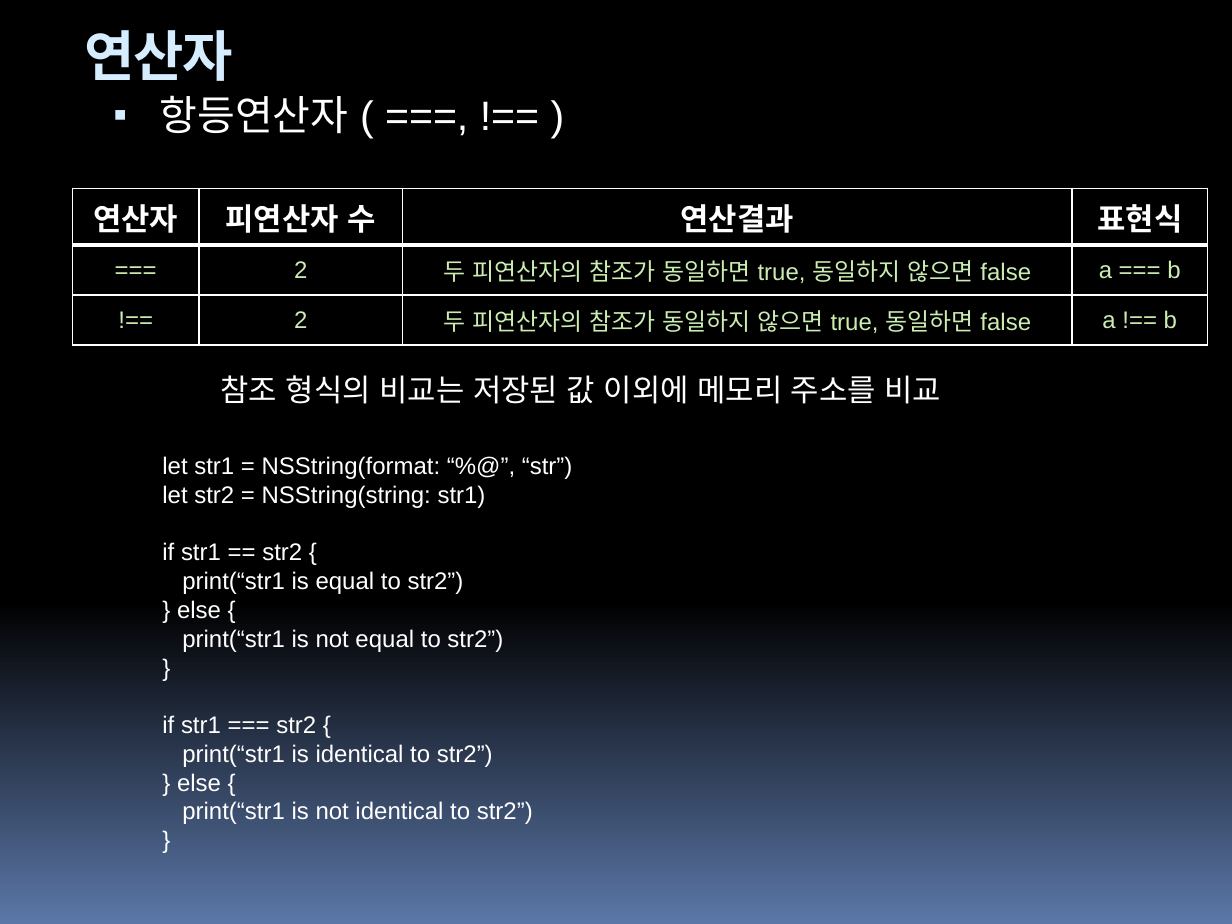
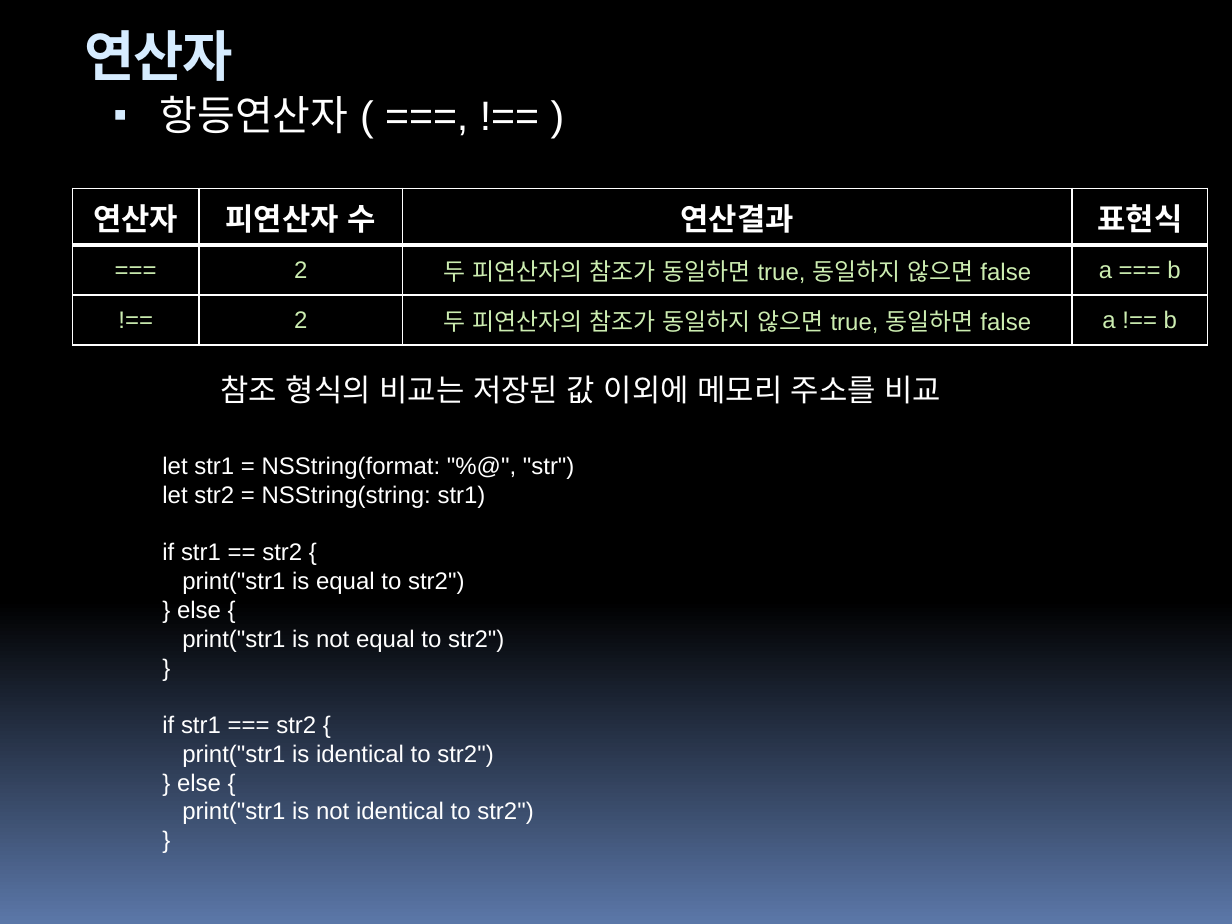
Before and after one commit to hounga13/helloSwift, a slide deck: slide 24 of Swift세미나자료.pptx. Drawn at 1232x924 pixels with LibreOffice and Linux fonts; fonts in the diff are those of the drawing. Boxes give left, top, right and bottom in pixels: in the first picture for what was removed or moved away, otherwise in the second. Text is boxed around its words. In the diff, an @@ line names an element or a change of style, - is before the commit and + after.

```diff
--- a/Swift세미나자료.pptx
+++ b/Swift세미나자료.pptx
@@ text at [162,456,575,479]: text changed @@
-let str1 = NSString(format: “%@”, “str”)
+let str1 = NSString(format: "%@", "str")
@@ text at [182,571,464,594]: text changed @@
-print(“str1 is equal to str2”)
+print("str1 is equal to str2")
@@ text at [182,629,504,652]: text changed @@
-print(“str1 is not equal to str2”)
+print("str1 is not equal to str2")
@@ text at [182,744,493,767]: text changed @@
-print(“str1 is identical to str2”)
+print("str1 is identical to str2")
@@ text at [182,801,533,824]: text changed @@
-print(“str1 is not identical to str2”)
+print("str1 is not identical to str2")
```
Also in this commit, not shown: 22 other slides changed, 7 slides added.
